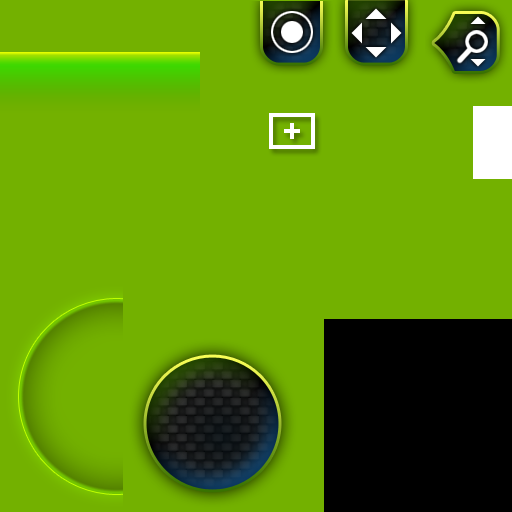
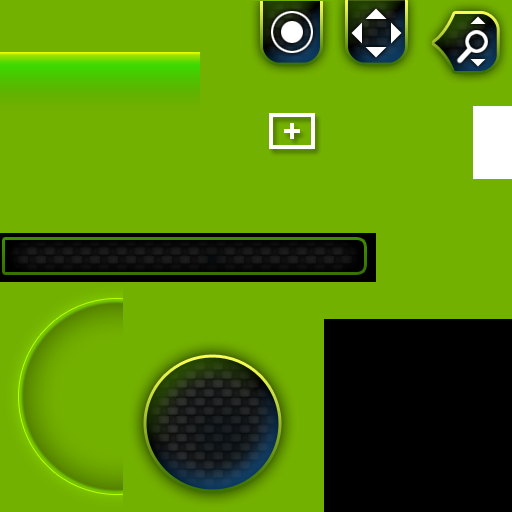
Two versions of the same layered image (512 × 512). Layer-by-layer changes:
added layer "Layer 8" above "Layer 7" over [left=2, top=237, right=367, bottom=275]
painted on "Background" over [left=0, top=233, right=376, bottom=282]
